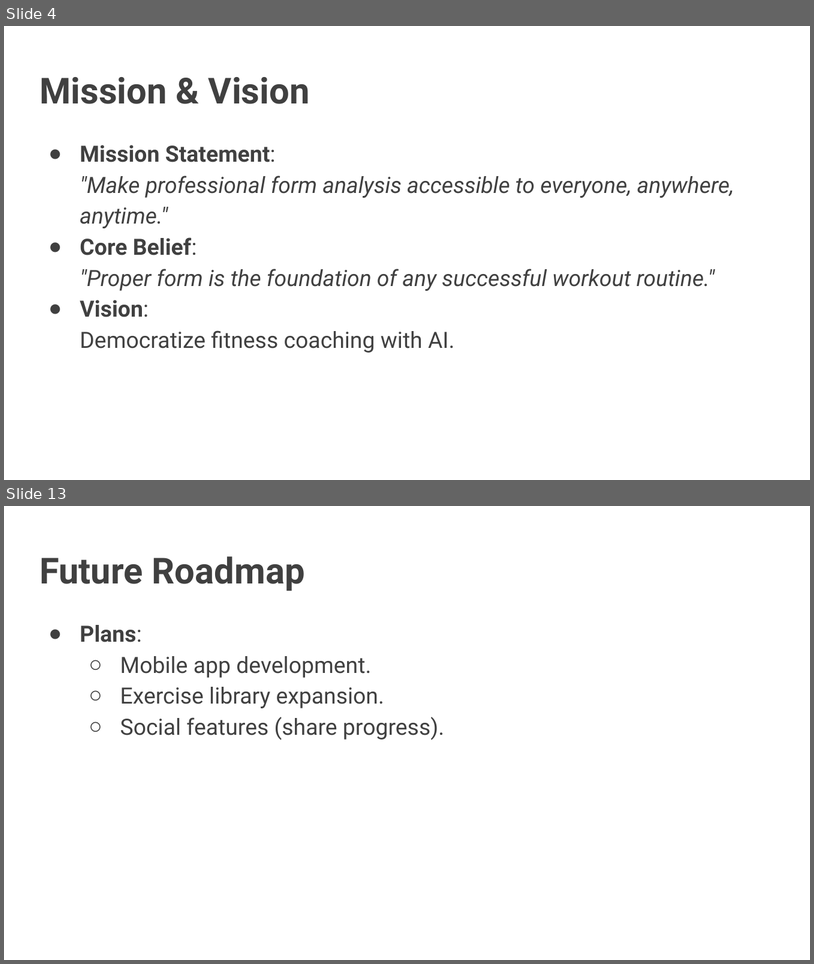
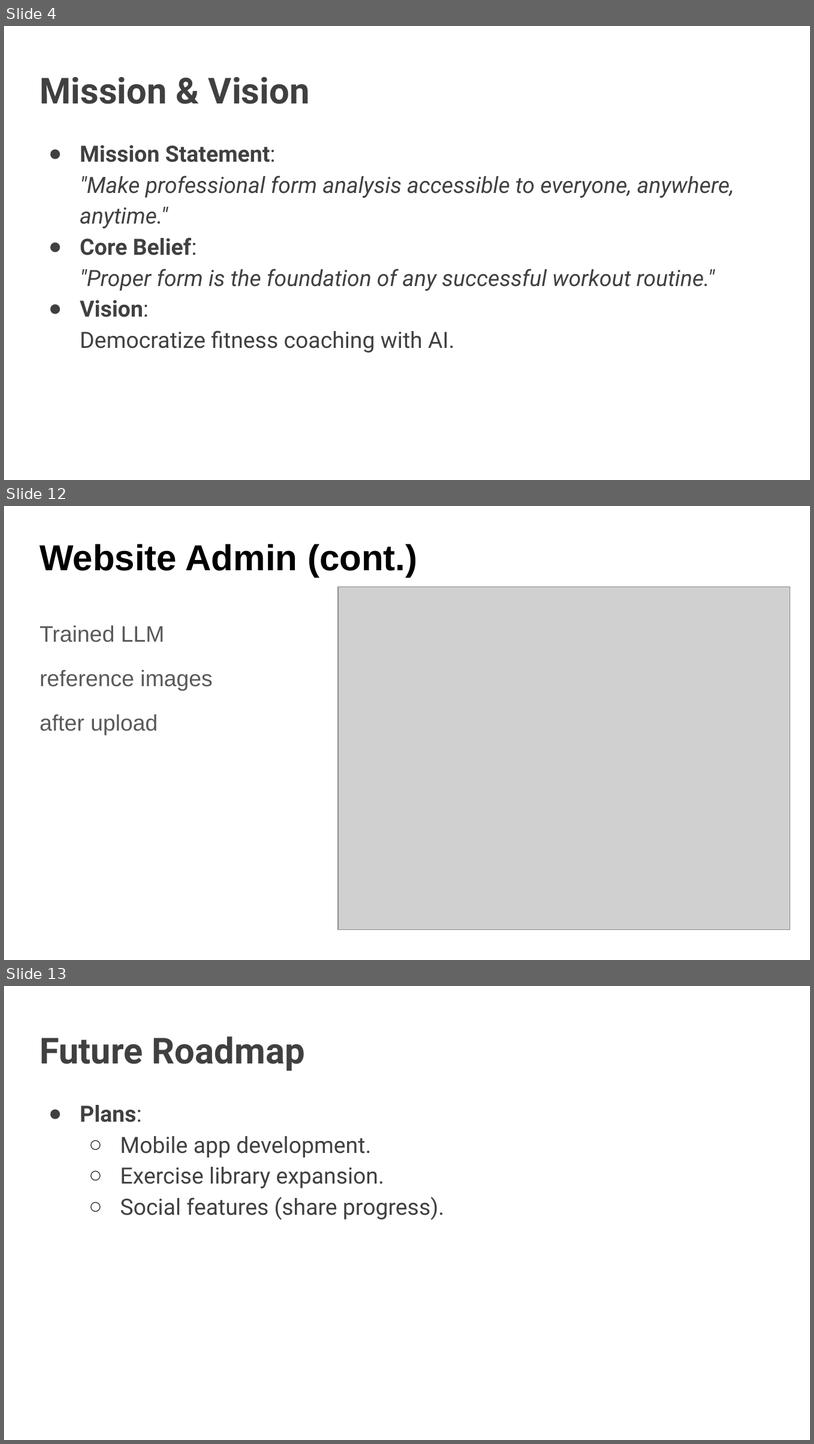
Before and after one commit to silenttundre/VirtualWorkoutBuddy, a slide deck: Virtual Workout Buddy.pptx. Shown one above the other, each under a label of ours: slides 4 and 13 before the commit, slides 4, 12 and 13 after it; the slides between them are not shown. The pictures are 814x964 and 814x1444 pixels, drawn with LibreOffice and Linux fonts; fonts in the diff are those of the drawing; grey boxes stand for pictures. Boxes give left, top, right and bottom in pixels: in the first picture for what was removed or moved away, otherwise in the second. Text is boxed around its words. In the diff, an @@ line names an element or a change of style, - is before the commit and + after.

```diff
--- a/Virtual Workout Buddy.pptx
+++ b/Virtual Workout Buddy.pptx
@@ slide 12 added at (4,506,810,960), background #FFFFFF @@
@@ title added at (39,544,417,577), 32.2 pt, text #000000, bold @@
+Website Admin (cont.)
@@ picture added at (338,586,790,930) @@
@@ text added at (39,625,212,735), 20 pt, text #595959 @@
+Trained LLM
+reference images
+after upload
```
Also in this commit, not shown: 8 slides changed, 2 other slides added, 3 slides removed, 3 other files.
